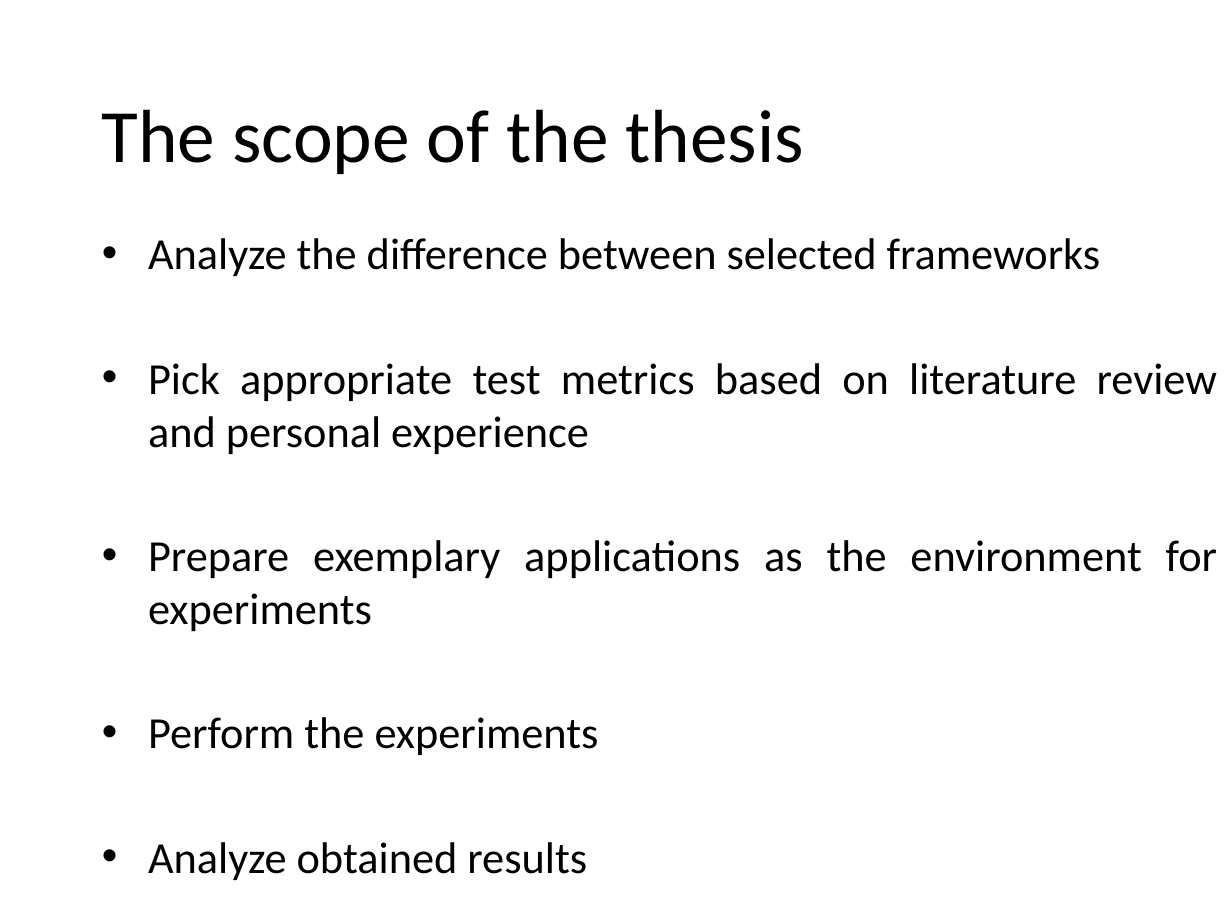
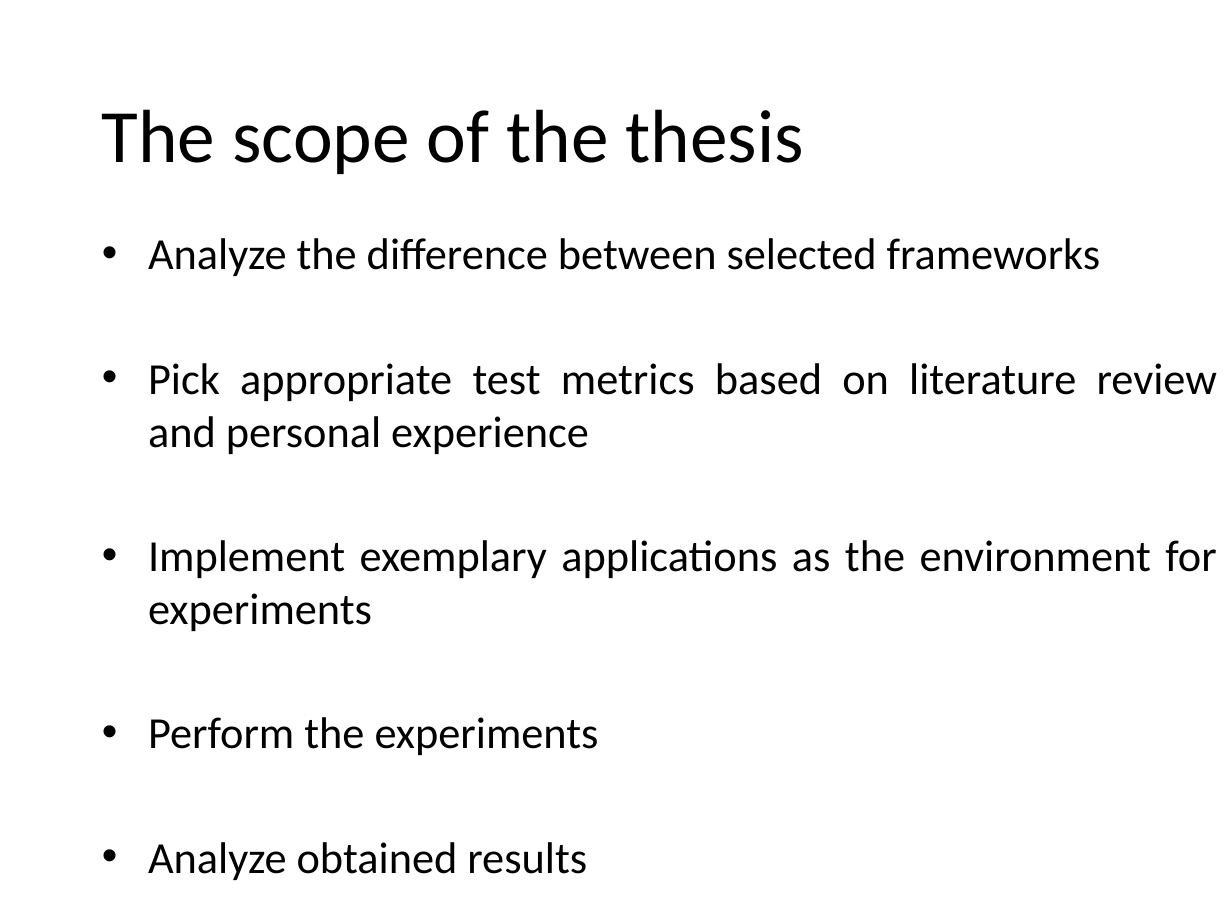
Before and after one commit to macSro/Masters-Thesis, a slide deck: slide 4 of DipSem17-03.pptx. Drawn at 1232x924 pixels with LibreOffice and Linux fonts; fonts in the diff are those of the drawing; background and template pictures are left out. Boxes give left, top, right and bottom in pixels: in the first picture for what was removed or moved away, otherwise in the second. Text is boxed around its words. In the diff, an @@ line names an element or a change of style, - is before the commit and + after.

```diff
--- a/DipSem17-03.pptx
+++ b/DipSem17-03.pptx
@@ text at [148,540,1216,631]: text changed @@
-• Prepare exemplary applications as the environment for experiments
+• Implement exemplary applications as the environment for experiments
```
Also in this commit, not shown: 2 other slides changed.
